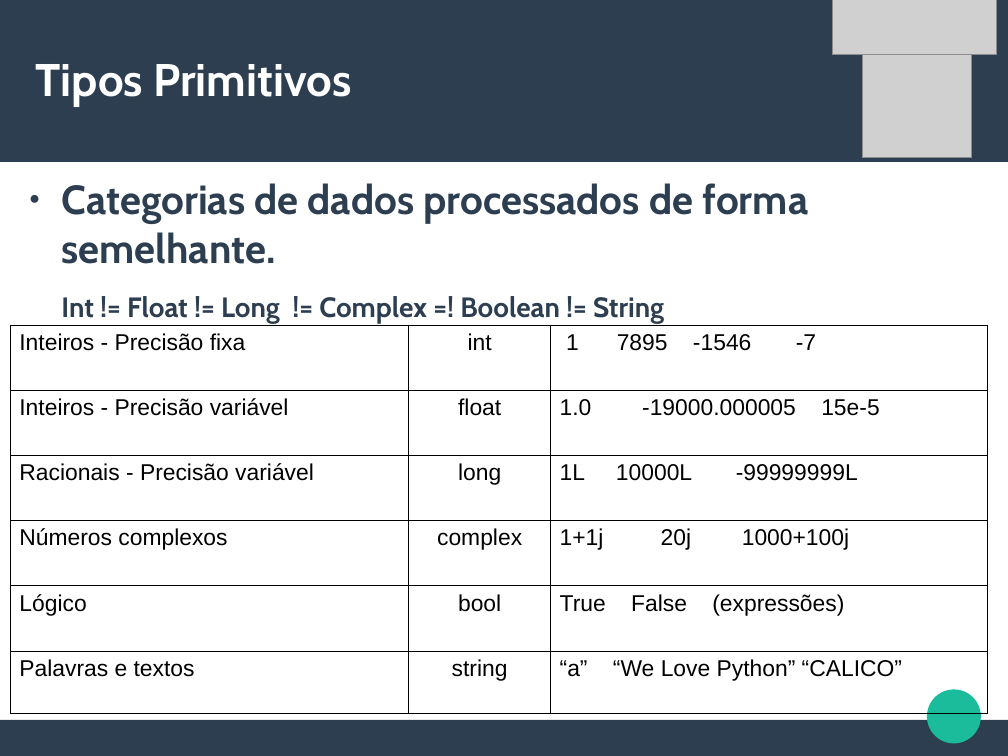
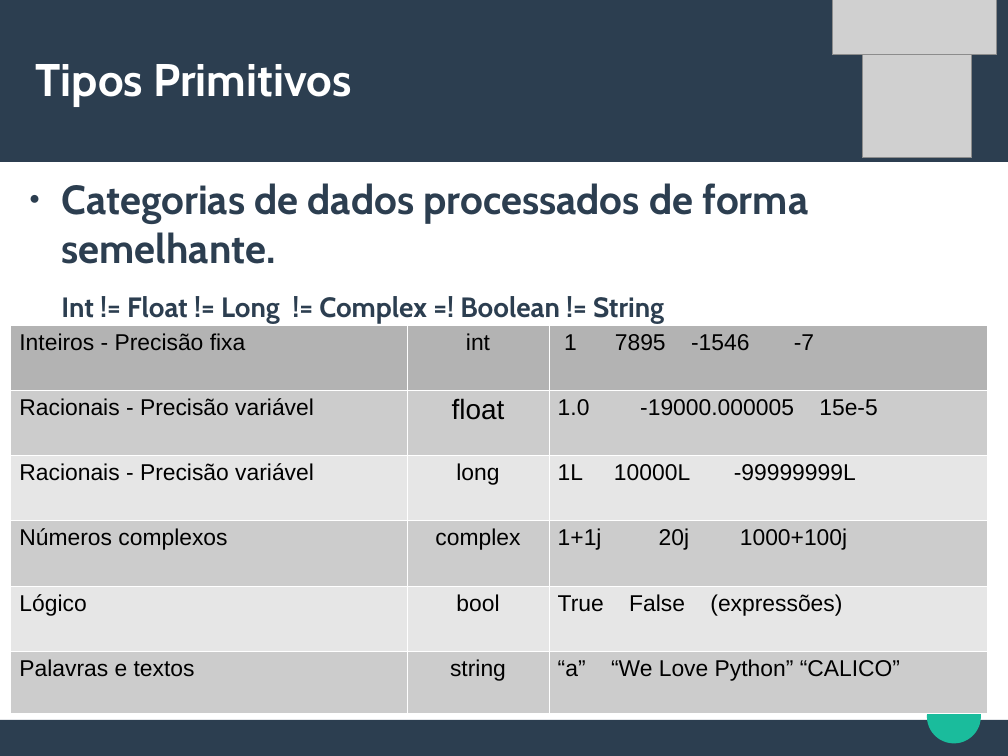
Before and after one commit to CalicoUFSC/minicurso-python, a slide deck: slide 6 of Aula1/Aula1.odp. Drawn at 1008x756 pixels with LibreOffice and Linux fonts; fonts in the diff are those of the drawing; grey boxes stand for pictures. Boxes give left, top, right and bottom in pixels: in the first picture for what was removed or moved away, otherwise in the second. Text is boxed around its words. In the diff, an @@ line names an element or a change of style, - is before the commit and + after.

```diff
--- a/Aula1/Aula1.odp
+++ b/Aula1/Aula1.odp
@@ table at <box>10,325,988,713</box> @@
-row 2, column 1: Inteiros - Precisão variável
+row 2, column 1: Racionais - Precisão variável
@@ fill none to #B3B3B3 in row 1 @@
@@ fill none to #CCCCCC in 9 cells @@
@@ fill none to #E6E6E6 in 6 cells @@
@@ size 18 to 22 pt in "float" @@
@@ borders changed @@
```
Also in this commit, not shown: 7 other slides changed, 2 slides removed, 2 other files.
